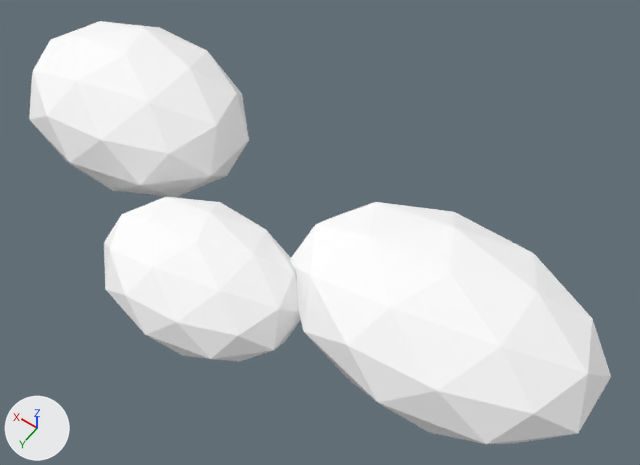
The glTF model frontend/public/park-kits/dog-park/boulder-cluster.glb, before and after one commit.
Rendered twice from a camera (50 mm lens) standing at (-4.26, 4.77, 8.42) and looking at (-0.75, -0.15, 0.69). Arrows for +X, +Y and +Z are at lower left; the lights stay in place. The first picture is the older version. Where no turn or scale is listed for an object, it has been applied to the vertices.

The first picture shows 'Boulder', 'Boulder.001', 'Boulder.002'.
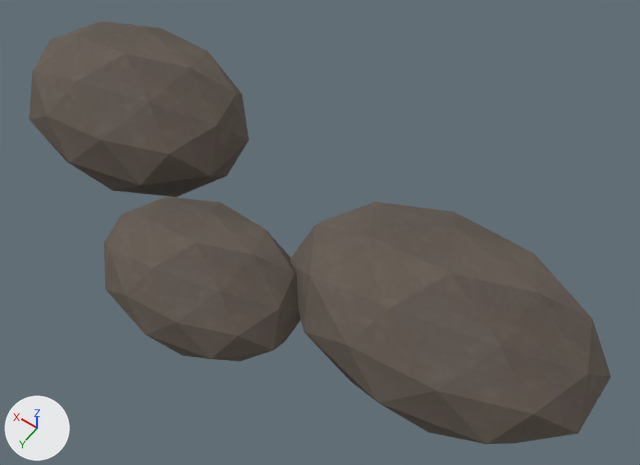
Pixel boxes (x1, y1, x2, y2) of what changed, in the pictures (640 x 465 px):
'Boulder', recoloured (darker)
    both: (290, 202, 611, 444)
'Boulder.002', recoloured (darker)
    both: (29, 21, 249, 197)
'Boulder.001', recoloured (darker)
    both: (104, 197, 301, 361)

The change in detail:
Picture 'normal' (img_normal) is new.
Picture 'albedo' (img_albedo) is new.
Picture 'roughness' (img_roughness) is new.
Material 'dog-park aggregate' (mat_dog_park_aggregate) is new.
Uses the picture img_albedo.
Uses the picture img_normal.
Uses the picture img_roughness.
me_icosphere has 42 vertices, 80 faces and spans x -1.71..1.71, y -1.2..1.2, z -0.78..0.78.
me_icosphere no longer uses material mat_boulder (white #ffffff).
me_icosphere gains material mat_dog_park_aggregate.
me_icosphere_001 has 42 vertices, 80 faces and spans x -1.19..1.19, y -0.9..0.9, z -0.6..0.6.
me_icosphere_001 no longer uses material mat_boulder (white #ffffff).
me_icosphere_001 gains material mat_dog_park_aggregate.
me_icosphere_002 has 42 vertices, 80 faces and spans x -1.48..1.48, y -1.15..1.15, z -0.84..0.84.
me_icosphere_002 no longer uses material mat_boulder (white #ffffff).
me_icosphere_002 gains material mat_dog_park_aggregate.
